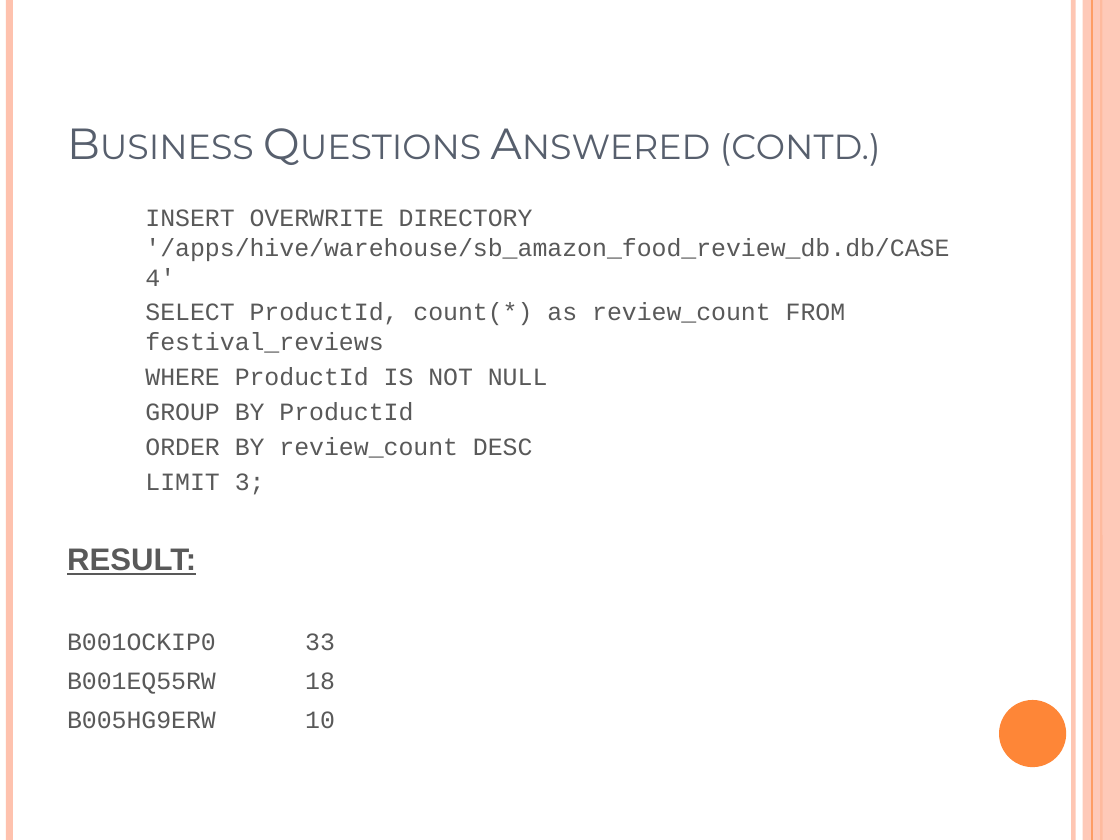
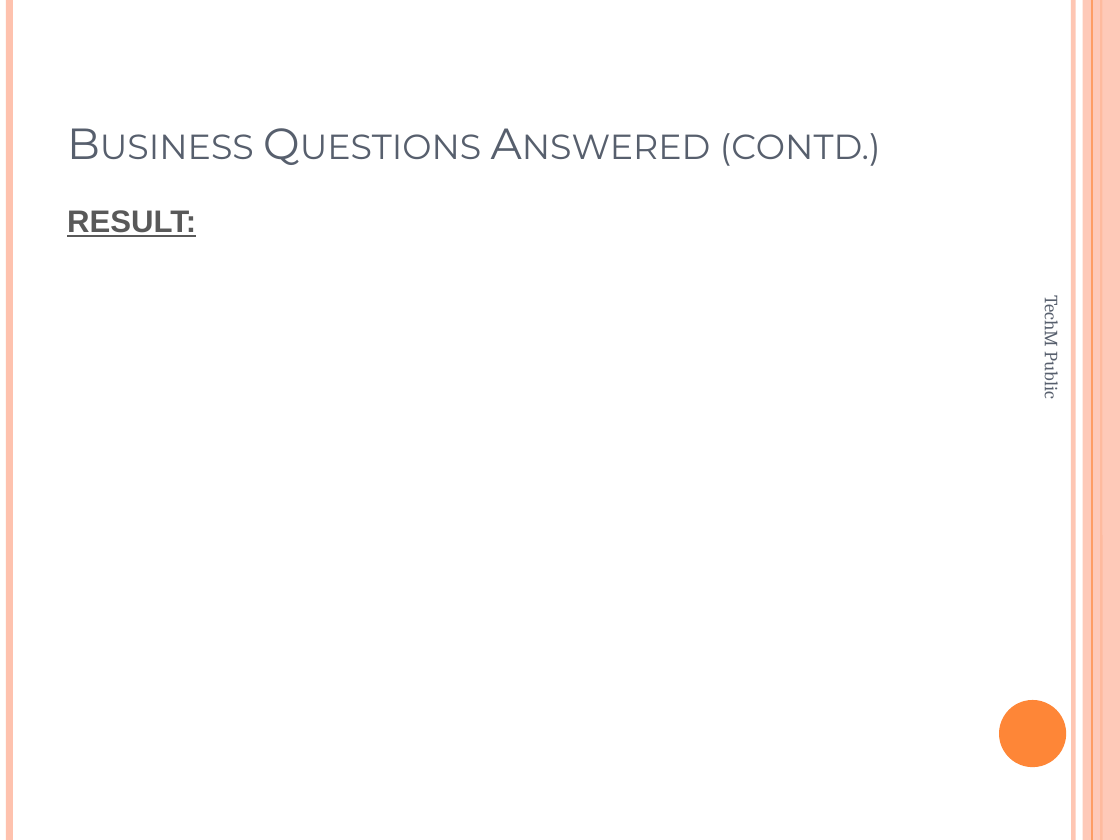
Before and after one commit to Shubhro27/Case-Studies, a slide deck: slide 40 of Analyzing_World_Data_using PIG.pptx (slide 20 before the commit). Drawn at 1120x840 pixels with LibreOffice and Linux fonts; fonts in the diff are those of the drawing. Boxes give left, top, right and bottom in pixels: in the first picture for what was removed or moved away, otherwise in the second. Text is boxed around its words. In the diff, an @@ line names an element or a change of style, - is before the commit and + after.

```diff
--- a/Analyzing_World_Data_using PIG.pptx
+++ b/Analyzing_World_Data_using PIG.pptx
@@ text at <box>145,209,949,495</box>: paragraphs removed @@
-  INSERT OVERWRITE DIRECTORY '/apps/hive/warehouse/sb_amazon_food_review_db.db/CASE4'
-  SELECT ProductId, count(*) as review_count FROM festival_reviews
-  WHERE ProductId IS NOT NULL
-  GROUP BY ProductId
-  ORDER BY review_count DESC
-  LIMIT 3;
@@ text added at <box>1040,300,1064,398</box>, 12 pt, text #575F6D @@
+TechM Public
@@ text at <box>67,633,335,728</box>: paragraphs removed @@
-B001OCKIP0 33
-B001EQ55RW 18
-B005HG9ERW 10
```
Also in this commit, not shown: 14 other slides changed, 35 slides added, 7 slides removed.
